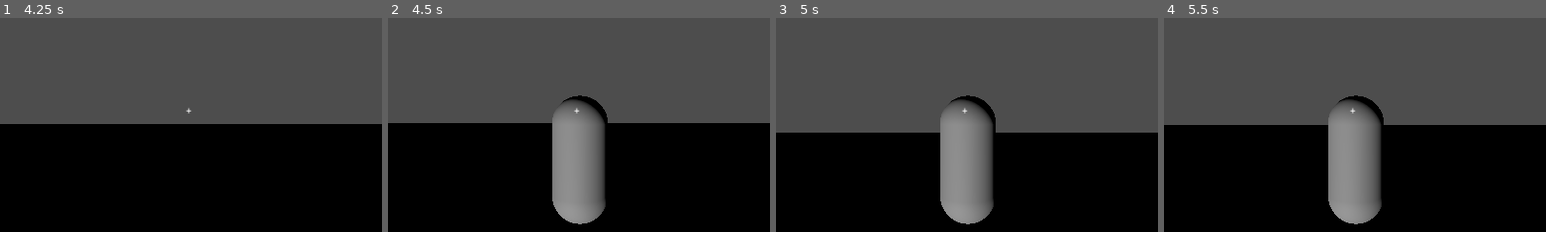
Above: before the commit, frames 1-4 (left to right).
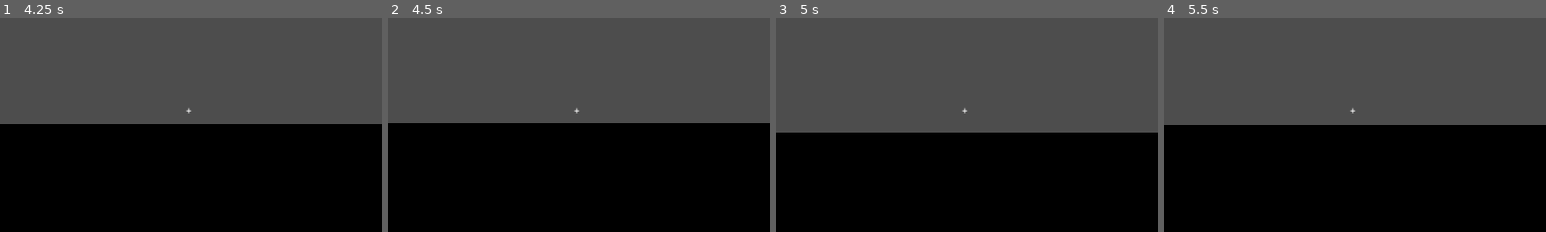
Above: after the commit, the same moments.

Repository: Thiago142007/Survive
Game: Godot game, scene res://scenes/main.tscn
Same seed, same stepped clock (60 frames per second), same inputs: the game is played once before the commit and once after it.
Inputs (mouse positions are % of the whole screen's width and height, from its top left):
- Up to frame 1 (4.25 s): tap Enter at 0.5, 2.75 s; move the mouse to (55, 49) at 0.52 s; hold E (interact) 0.53-1.28 s; hold W (move_forward) from 0.53 s (still down); tap Space (jump) at 0.77, 1.52, 2, 3.02, 3.5, 3.77 s; move the mouse to (45, 50) at 1.27 s; tap 1 (place_foundation) at 1.35 s; move the mouse to (52, 48) at 2.02 s; hold X (remove_piece) 2.03-2.78 s; move the mouse to (49, 51) at 2.77 s; tap R (rotate_x) at 2.85 s; move the mouse to (57, 51) at 3.52 s; hold T (rotate_y) from 3.53 s (still down)
- Up to frame 2 (4.5 s): keep holding W (move_forward); tap Enter at 4.25 s; move the mouse to (42, 49) at 4.27 s; release T (rotate_y) at 4.28 s; tap V (toggle_camera) at 4.35 s
- Up to frame 3 (5 s): keep holding W (move_forward); tap Space (jump) at 4.52 s
- Up to frame 4 (5.5 s): keep holding W (move_forward); tap Space (jump) at 5 s; move the mouse to (51, 50) at 5.02 s; hold Shift from 5.03 s (still down)
The pictures show only the part of the screen within x 25-75%, y 28-78%; the shares and areas given below are measured in that part.

Frame 1 is identical in both runs. In frame 2, 7.1% of the frame differs, in the area x 43-58%, y 36-97%; in frame 3, 7.0%; in frame 4, 7.1%.

Commit message:
perf: remove invisible player body mesh for 1st-person optimization

Diff:
--- a/scenes/player/player.tscn
+++ b/scenes/player/player.tscn
@@ -6,10 +6,6 @@
 [ext_resource type="Script" path="res://scripts/building/building_system.gd" id="4_build"]
 
 [sub_resource type="CapsuleShape3D" id="CapsuleShape3D_player"]
-radius = 0.4
-height = 1.8
-
-[sub_resource type="CapsuleMesh" id="CapsuleMesh_player"]
 radius = 0.4
 height = 1.8
 
@@ -26,10 +22,6 @@
 [node name="Camera3D" type="Camera3D" parent="CameraPivot"]
 fov = 75.0
 
-[node name="MeshInstance3D" type="MeshInstance3D" parent="."]
-transform = Transform3D(1, 0, 0, 0, 1, 0, 0, 0, 1, 0, 0.9, 0)
-mesh = SubResource("CapsuleMesh_player")
-
 [node name="Inventory" type="Node" parent="."]
 script = ExtResource("2_inv")
 
Not shown: 1 places in scenes/player/player.tscn that only renumber resources
